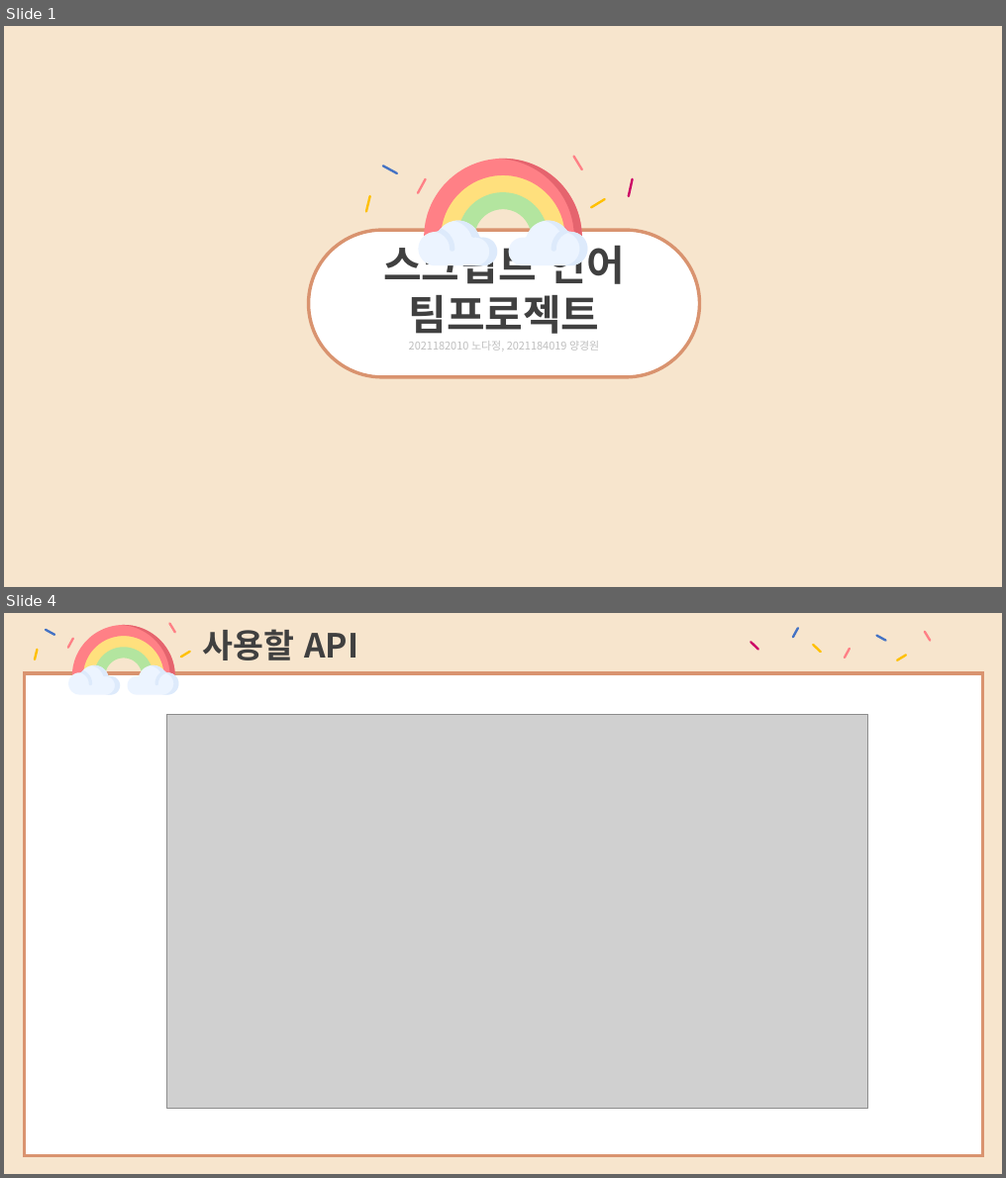
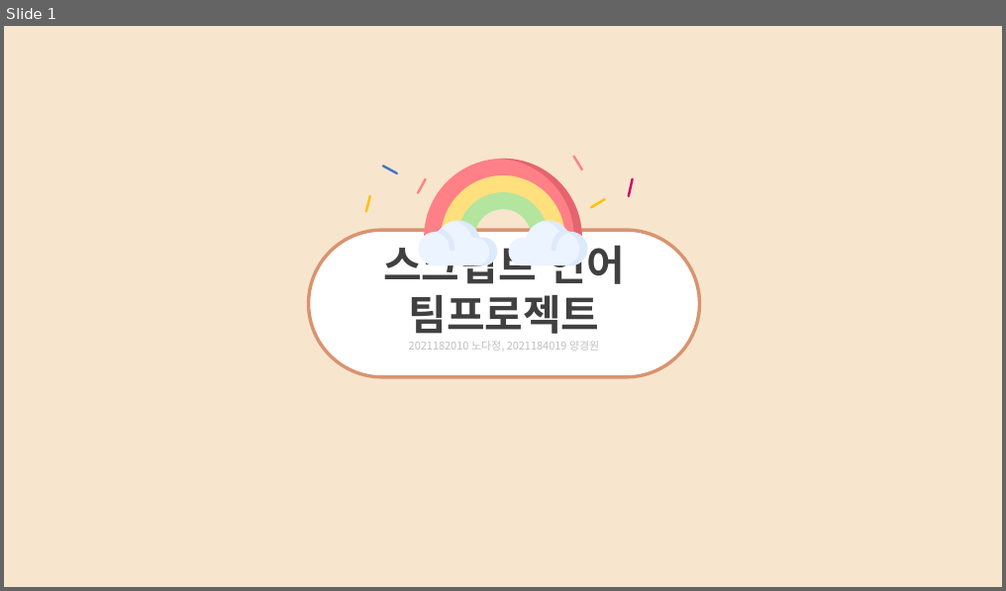
Before and after one commit to Nohdajeong/Pet_Information, a slide deck: 2021182010 노다정, 2021182019 양경원 - 스크립트언어 팀프로젝트 기획ppt.pptx. Shown one above the other, each under a label of ours: slides 1 and 4 before the commit, slide 1 after it; the slides between them are not shown. The pictures are 1006x1178 and 1006x591 pixels, drawn with LibreOffice and Linux fonts; fonts in the diff are those of the drawing; grey boxes stand for pictures. Boxes give left, top, right and bottom in pixels: in the first picture for what was removed or moved away, otherwise in the second. Text is boxed around its words. In the diff, an @@ line names an element or a change of style, - is before the commit and + after.

```diff
--- a/2021182010 노다정, 2021182019 양경원 - 스크립트언어 팀프로젝트 기획ppt.pptx
+++ b/2021182010 노다정, 2021182019 양경원 - 스크립트언어 팀프로젝트 기획ppt.pptx
@@ slide 4 removed at [4, 613, 1002, 1174], background #F7E5CD @@
@@ text removed at [203, 629, 358, 661] @@
-사용할 API
@@ group removed at [35, 624, 190, 660]: 5 lines @@
@@ group removed at [68, 625, 179, 694]: 10 freeform shapes @@
@@ group removed at [751, 628, 930, 661]: 7 lines @@
@@ rectangle removed at [24, 673, 982, 1157] @@
@@ picture removed at [167, 714, 868, 1109] @@
```
Also in this commit, not shown: 2 slides changed, 3 slides added, 3 other slides removed, 2 other files.
